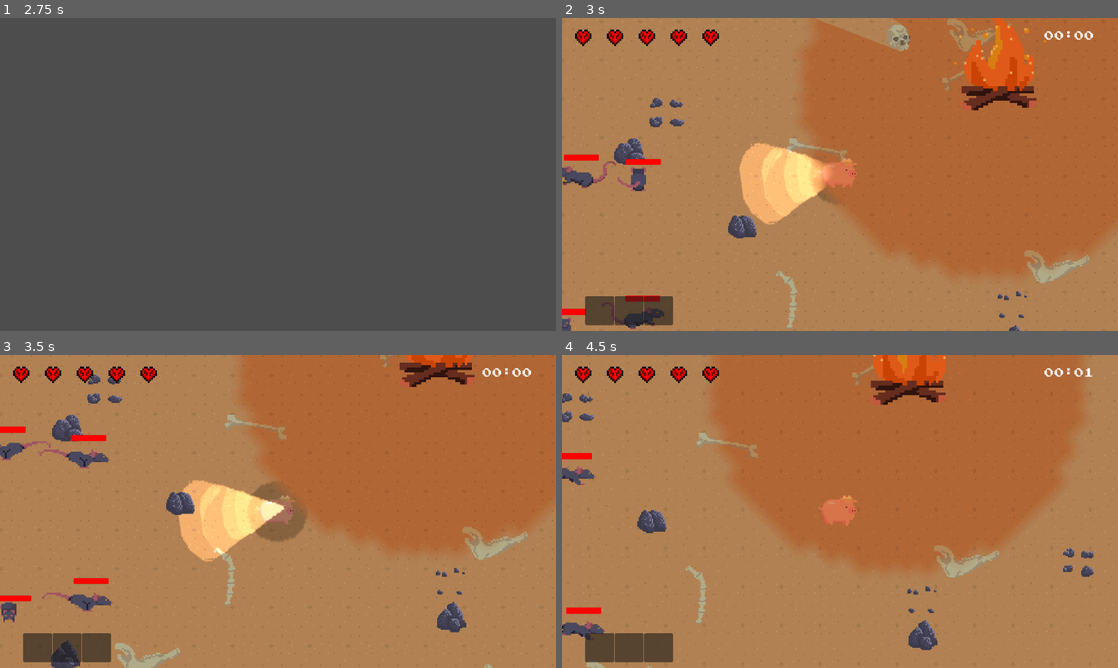
Above: before the commit, frames 1-4 (two rows, left to right).
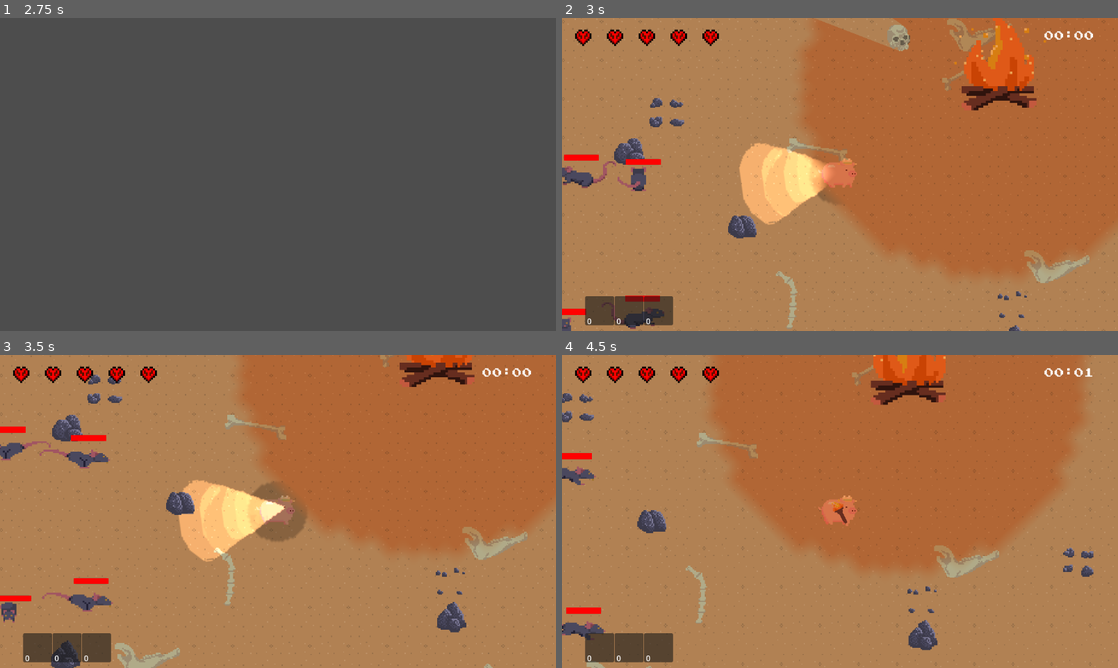
Above: after the commit, the same moments.

Repository: JasonLee4/MaizeRunnerGame
Game: Godot game, scene res://scenes/menus/main_menu.tscn
Same seed, same stepped clock (60 frames per second), same inputs: the game is played once before the commit and once after it.
Inputs (mouse positions are in pixels of both pictures, inside the frame that each line leads up to):
- Up to frame 1 (2.75 s): click "Start" at 0.5 s; click "Main Level" at 1.25 s; tap Enter at 2 s; move the mouse to (400, 158) at 2.02 s; hold D (right) from 2.03 s (still down); hold F (advance_dialogue) from 2.03 s (still down)
- Up to frame 2 (3 s): tap Space (dash) at 2.75, 2.85 s; move the mouse to (728, 190) at 2.77 s; release D (right) at 2.78 s; release F (advance_dialogue) at 2.78 s; hold S (down) from 2.78 s (still down)
- Up to frame 3 (3.5 s): keep holding S (down)
- Up to frame 4 (4.5 s): move the mouse to (895, 442) at 3.52 s; release S (down) at 3.53 s; hold D (right) 3.53-4.28 s; hold Right mouse button (punch) 3.53-4.28 s; move the mouse to (812, 574) at 4.27 s; hold W (up) from 4.28 s (still down); tap Mouse wheel down (scroll_down) at 4.35 s

Frame 1 is identical in both runs. In frame 2, less than 0.1% of the frame differs, in the area x 4-16%, y 96-98%; in frame 3, less than 0.1%; in frame 4, 0.1%, in the area x 4-52%, y 46-98%.
Error after the commit: Invalid access of index '1' on a base object of type: 'Array[Inventory_Slot]'. (res://scenes/characters/pig.gd:203)

Commit message:
reset health on death

Diff:
--- a/globals/globals.gd
+++ b/globals/globals.gd
@@ -22,7 +22,7 @@
 signal inv_update
 
 var inv_size = 3
-var inv:
+var inv = Inventory.new():
 	get:
 		return inv
 	set(value):
@@ -49,6 +49,13 @@
 			return format_ts_to_str(lvl_end_time - lvl_start_time)
 		return format_ts_to_str(cur_time - lvl_start_time)
 
+func restart_game():
+	health = 5
+	inv = Inventory.new()
+	lvl_start_time = null
+	lvl_end_time = null
+
+
 
 ### Helper functions ###
 func format_ts_to_str(timestamp):
--- a/scenes/menus/end_screen.gd
+++ b/scenes/menus/end_screen.gd
@@ -13,6 +13,7 @@
 
 func _on_restart_button_pressed():
 	get_tree().change_scene_to_file("res://scenes/menus/level_screen.tscn")
+	Globals.restart_game()
 
 
 func _on_quit_button_pressed():
--- a/scenes/ui/hot_bar.gd
+++ b/scenes/ui/hot_bar.gd
@@ -6,7 +6,6 @@
 func _ready():
 	#print("connection to update")
 	#inventory.update.connect(update_slots)
-	Globals.inv = Inventory.new()
 
 	update_slots()
 	open()
Not shown: 1 places in scenes/characters/pig.tscn that only renumber resources
